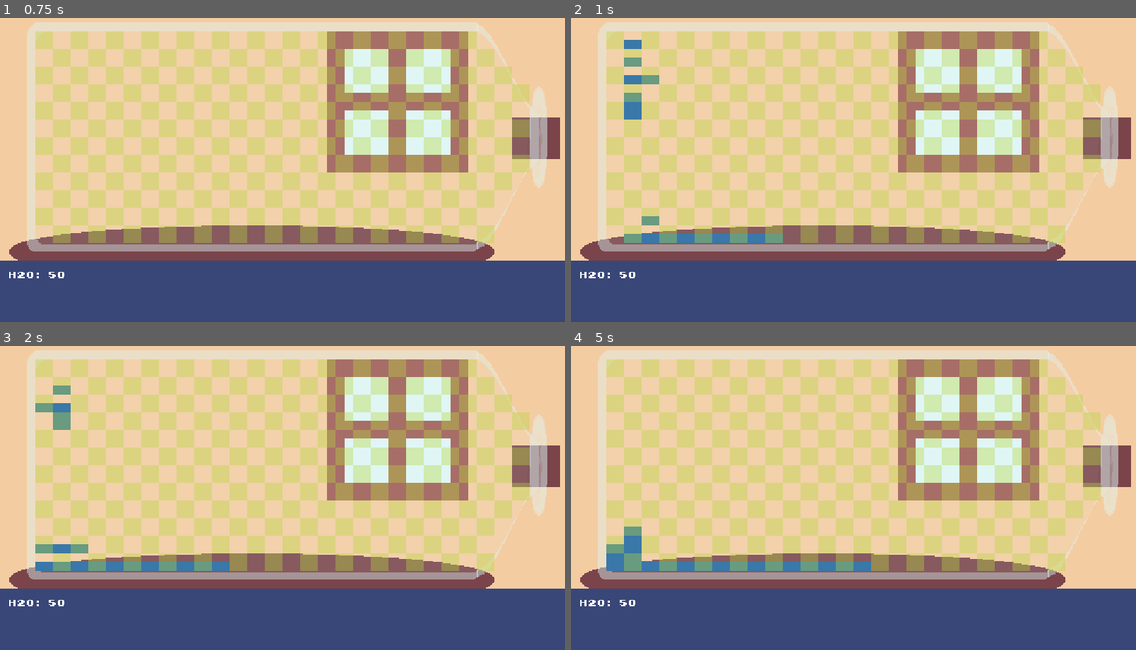
Above: before the commit, frames 1-4 (two rows, left to right).
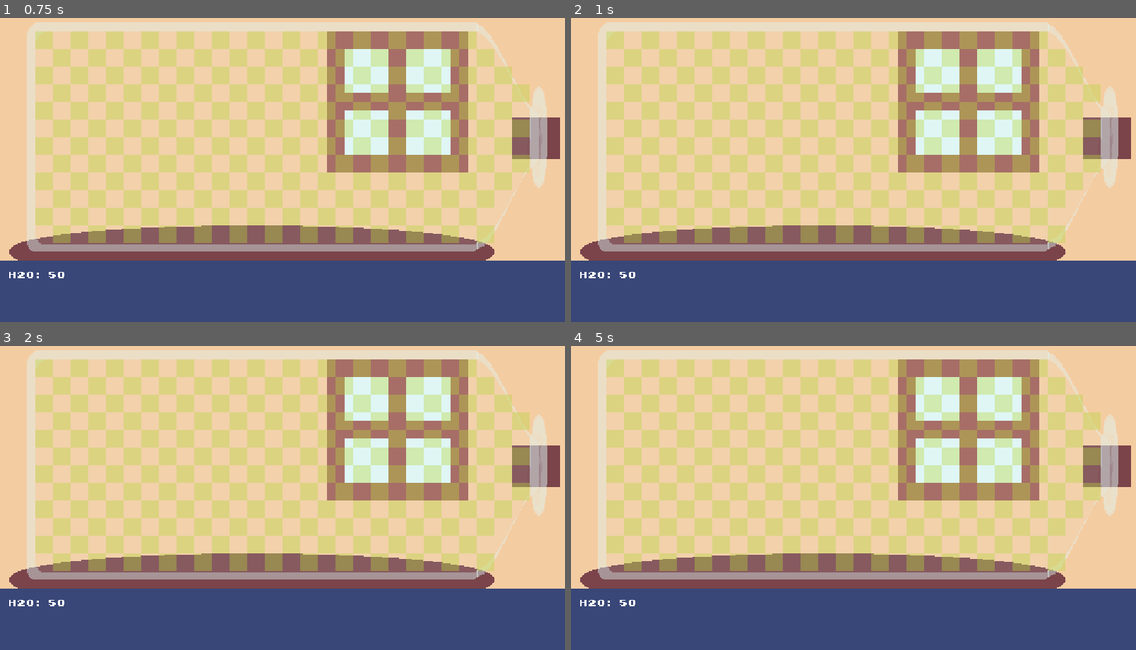
Above: after the commit, the same moments.

Repository: lservant/microverse-manager
Game: Godot game, scene res://main.tscn
The game is run twice, just before and just after one commit, with the same random seed, the same clock (stepped at 60 frames per second) and the same inputs.
Inputs (mouse positions are in pixels of both pictures, inside the frame that each line leads up to):
- Up to frame 1 (0.75 s): tap Enter at 0.5 s; move the mouse to (406, 148) at 0.52 s; click (406, 148) at 0.67 s
- Up to frame 2 (1 s): no input
- Up to frame 3 (2 s): tap Space at 1.25 s; move the mouse to (169, 507) at 1.27 s; click (169, 507) at 1.42 s
- Up to frame 4 (5 s): move the mouse to (910, 422) at 2.02 s; click (910, 422) at 2.17 s; tap Enter at 2.75, 4.25 s; move the mouse to (825, 555) at 2.77 s; click (825, 555) at 2.92 s; tap Space at 3.5 s; move the mouse to (1023, 537) at 3.52 s; click (1023, 537) at 3.67 s; move the mouse to (684, 443) at 4.27 s; click (684, 443) at 4.42 s

Frame 1 is identical in both runs. In frame 2, 1.6% of the frame differs, in the area x 9-38%, y 7-75%; in frame 3, 1.8%; in frame 4, 2.0%, in the area x 6-54%, y 59-75%.

Commit message:
nutrients work

Diff:
--- a/bottle/bottle_cell.gd
+++ b/bottle/bottle_cell.gd
@@ -4,26 +4,43 @@
 signal tile_requested_update(tile_pos: Vector2i, resource: ResourcePool.ResourceType)
 
 var resources: ResourcePool = ResourcePool.new()
-
-## Moves the given amount of resource from this cell to the destination cell.
-func move_resource(resource_type: ResourcePool.ResourceType, amount: int, destination_cell: BottleCell) -> void:
-  if amount <= 0:
-    return
-  if resources.remove_resource(resource_type, amount):
-    destination_cell.resources.add_resource(resource_type, amount)
+const RESOURCE_LIMIT: int = 100
+
+func update_resources() -> void:
+  move_water()
+  move_nutrients()
 
 func move_water() -> void:
   var water = resources.get_resource(ResourcePool.ResourceType.WATER)
   if water.amount == 0:
     return
-  var water_dropped = false
+  var was_dropped = false
   if not is_bottom():
-    water_dropped = drop_resource(ResourcePool.ResourceType.WATER)
-  if water.amount < 3 or water_dropped:
+    was_dropped = drop_resource(ResourcePool.ResourceType.WATER)
+  if water.amount < 3 or was_dropped:
     return
   spill_resource(ResourcePool.ResourceType.WATER)
 
-const RESOURCE_LIMIT: int = 100
+func move_nutrients() -> void:
+  var nuts = resources.get_resource(ResourcePool.ResourceType.NUTRIENTS)
+  var water = resources.get_resource(ResourcePool.ResourceType.WATER)
+  if nuts.amount == 0:
+    return
+
+  var was_lifted = false
+  if water.amount >= RESOURCE_LIMIT or \
+  (neighbors.top != null and neighbors.top.resources.get_resource(ResourcePool.ResourceType.WATER).amount > 0):
+    print("trying to lift nutrients at ", cell_coords)
+    was_lifted = lift_resource(ResourcePool.ResourceType.NUTRIENTS)
+
+  var was_dropped = false
+  if not is_bottom() and water.amount <= 0:
+      was_dropped = drop_resource(ResourcePool.ResourceType.NUTRIENTS)
+
+  if nuts.amount == 0 or was_dropped or was_lifted:
+    return
+  spill_resource(ResourcePool.ResourceType.NUTRIENTS)
+
 func spill_resource(resource_type: ResourcePool.ResourceType) -> void:
   var rsrc = resources.get_resource(resource_type)
 
@@ -32,7 +49,7 @@
     var right_rsrc = neighbors.right.resources.get_resource(resource_type)
     var total: int = left_rsrc.amount + right_rsrc.amount + rsrc.amount
     var avg: int = total / 3
-    print("Left: %s, Right: %s, Avg: %s" % [left_rsrc.amount, right_rsrc.amount, avg])
+    # print("Left: %s, Right: %s, Avg: %s" % [left_rsrc.amount, right_rsrc.amount, avg])
     if left_rsrc.amount < RESOURCE_LIMIT and left_rsrc.amount < avg:
       var amount_to_move = avg - left_rsrc.amount
       if amount_to_move <= rsrc.amount:
@@ -68,8 +85,31 @@
   move_resource(resource_type, amount_to_move, neighbors.bottom)
   return true
 
-func update_resources() -> void:
-  move_water()
+func lift_resource(resource_type: ResourcePool.ResourceType) -> bool:
+  var rsrc = resources.get_resource(resource_type)
+  if rsrc.amount <= 0:
+    print("No resources to lift")
+    return false
+  if neighbors.top == null:
+    print("No top neighbor to lift to")
+    return false
+  var top_rsrc = neighbors.top.resources.get_resource(resource_type)
+  if top_rsrc.amount >= RESOURCE_LIMIT:
+    print("Top neighbor is full")
+    return false
+  var amount_to_move = RESOURCE_LIMIT - top_rsrc.amount
+  if amount_to_move > rsrc.amount:
+    amount_to_move = rsrc.amount
+  move_resource(resource_type, amount_to_move, neighbors.top)
+  neighbors.top.update_tiles()
+  return true
+
+## Moves the given amount of resource from this cell to the destination cell.
+func move_resource(resource_type: ResourcePool.ResourceType, amount: int, destination_cell: BottleCell) -> void:
+  if amount <= 0:
+    return
+  if resources.remove_resource(resource_type, amount):
+    destination_cell.resources.add_resource(resource_type, amount)
 
 var _bottle_grid: Array[Array]
 var _bottle_grid_size:
@@ -107,19 +147,33 @@
 ## Check the resources in the cell and fire events for tiles that need updating
 func update_tiles() -> void:
   update_resources()
-  var water = resources.get_resource(ResourcePool.ResourceType.WATER)
-  if water.amount <= 0:
-    tile_requested_update.emit(_tiles.bottom_left, ResourcePool.ResourceType.VACCUUM)
-    tile_requested_update.emit(_tiles.bottom_right, ResourcePool.ResourceType.VACCUUM)
-  if water.amount > 0:
-    tile_requested_update.emit(_tiles.bottom_left, ResourcePool.ResourceType.WATER)
-    tile_requested_update.emit(_tiles.bottom_right, ResourcePool.ResourceType.WATER)
-  if water.amount <= 50:
-    tile_requested_update.emit(_tiles.top_left, ResourcePool.ResourceType.VACCUUM)
-    tile_requested_update.emit(_tiles.top_right, ResourcePool.ResourceType.VACCUUM)
-  if water.amount >= 75:
-    tile_requested_update.emit(_tiles.top_left, ResourcePool.ResourceType.WATER)
-    tile_requested_update.emit(_tiles.top_right, ResourcePool.ResourceType.WATER)
+  var water = resources.get_resource(ResourcePool.ResourceType.WATER).amount
+  var nutrients = resources.get_resource(ResourcePool.ResourceType.NUTRIENTS).amount
+  var tiles = {
+    "tl": ResourcePool.ResourceType.VACCUUM,
+    "tr": ResourcePool.ResourceType.VACCUUM,
+    "bl": ResourcePool.ResourceType.VACCUUM,
+    "br": ResourcePool.ResourceType.VACCUUM
+  }
+  tiles["tl"] = ResourcePool.ResourceType.VACCUUM
+  tiles["tr"] = ResourcePool.ResourceType.VACCUUM
+  tiles["bl"] = ResourcePool.ResourceType.VACCUUM
+  tiles["br"] = ResourcePool.ResourceType.VACCUUM
+  if water > 0:
+    tiles["bl"] = ResourcePool.ResourceType.WATER
+    tiles["br"] = ResourcePool.ResourceType.WATER
+  if water > RESOURCE_LIMIT / 2:
+    tiles["tl"] = ResourcePool.ResourceType.WATER
+    tiles["tr"] = ResourcePool.ResourceType.WATER
+  if nutrients > 0:
+    print(self, resources)
+    tiles["tl"] = ResourcePool.ResourceType.NUTRIENTS
+    tiles["tr"] = ResourcePool.ResourceType.NUTRIENTS
+
+  tile_requested_update.emit(_tiles.top_left, tiles["tl"])
+  tile_requested_update.emit(_tiles.top_right, tiles["tr"])
+  tile_requested_update.emit(_tiles.bottom_left, tiles["bl"])
+  tile_requested_update.emit(_tiles.bottom_right, tiles["br"])
 
 var _neighbors: Neighbors = Neighbors.new()
 var neighbors:
--- a/bottle/bottle_grid.gd
+++ b/bottle/bottle_grid.gd
@@ -33,7 +33,7 @@
   if cell.cell_coords.y < 5:
     cell.resources.set_resource(ResourcePool.ResourceType.WATER, 100)
   if cell.cell_coords.y == 5:
-    cell.resources.set_resource(ResourcePool.ResourceType.WATER, 75)
+    cell.resources.set_resource(ResourcePool.ResourceType.NUTRIENTS, 75)
 
 func _input(event):
   debug_mouseclick(event)
@@ -50,14 +50,14 @@
     var cell = get_cell(tile_pos)
 
   # Trigger update_cells on right click (button_index 2 is right mouse button)
-  # if event.button_index == MOUSE_BUTTON_RIGHT:
-  #   update_cells()
+  if event.button_index == MOUSE_BUTTON_RIGHT:
+    update_cells()
 
 func get_cell(tile_pos: Vector2i) -> BottleCell:
   for col in cell_grid_columns:
     for cell: BottleCell in col:
       if cell.has_tile(tile_pos):
-        print(cell.resources.get_resource(ResourcePool.ResourceType.WATER).amount)
+        print(cell.resources)
         return cell
   return null
 
@@ -70,9 +70,11 @@
   var atlas_coords = {
     ResourcePool.ResourceType.WATER: Vector2i(0, 0),
     ResourcePool.ResourceType.VACCUUM: Vector2i(-1, -1),
+    ResourcePool.ResourceType.NUTRIENTS: Vector2i(4, 0),
   }
   self.set_cell(tile_pos, tile_set.get_source_id(0), atlas_coords[resource])
 
 func _on_sim_timer_timeout() -> void:
-  print("tick")
-  update_cells()
+  pass
+  # print("tick")
+  # update_cells()
--- a/resources/resource_pool.gd
+++ b/resources/resource_pool.gd
@@ -86,6 +86,13 @@
   else:
     return 0
 
+## Returns true if the resource pool is empty.
+func is_empty() -> bool:
+  for resource in resources:
+    if resource.amount > 0:
+      return false
+  return true
+
 ## Returns the name of the given resource type.
 static func get_resource_name(resource_type: ResourceType) -> String:
   if resource_type < 0 or resource_type >= ResourceType.keys().size():
@@ -101,3 +108,9 @@
   if RESOURCE_TYPE_ABBREVIATIONS.has(resource_type):
     return RESOURCE_TYPE_ABBREVIATIONS[resource_type]
   return ResourceType.keys()[resource_type]
+
+func _to_string() -> String:
+  var result = ""
+  for resource in resources:
+    result += RESOURCE_TYPE_NAMES[resource.resource_type] + ": " + str(resource.amount) + "\n"
+  return result
